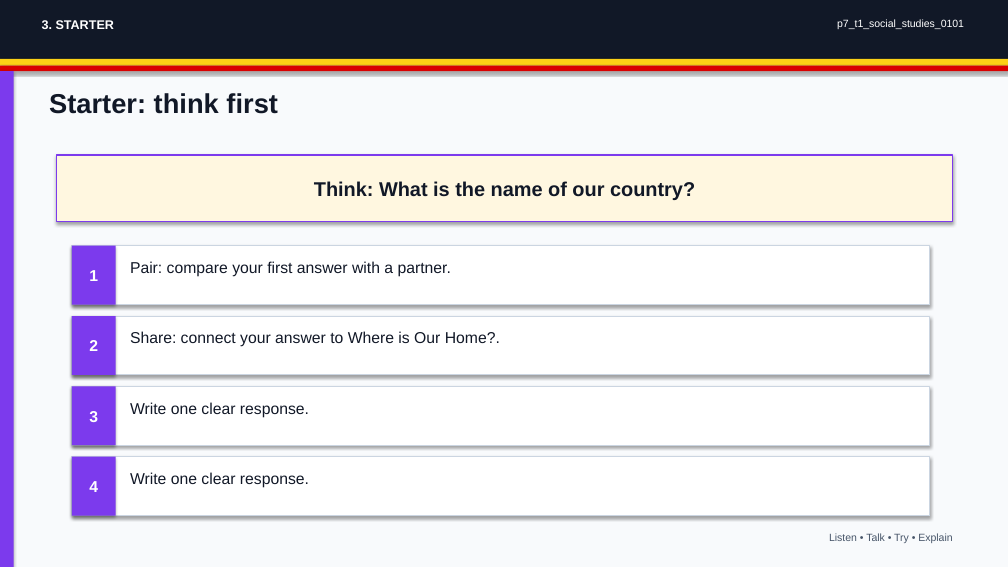
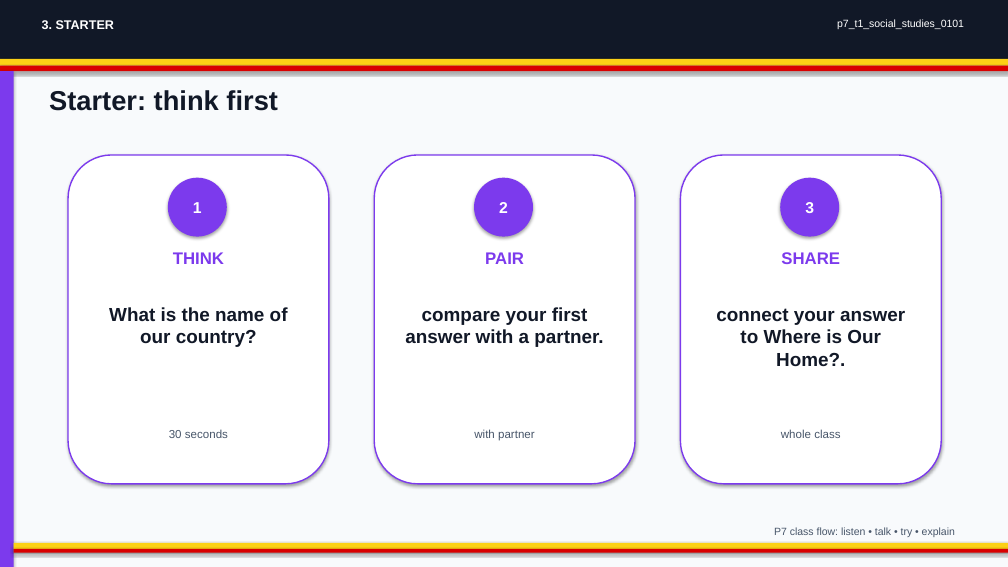
Before and after one commit to yousunjung84-edu/uganda-p7-mvp-20260629, a slide deck: slide 3 of uganda-p7-mvp/p7_t1_social_studies_0101/p7_t1_social_studies_0101.pptx. Drawn at 1008x567 pixels with LibreOffice and Linux fonts; fonts in the diff are those of the drawing. Boxes give left, top, right and bottom in pixels: in the first picture for what was removed or moved away, otherwise in the second. Text is boxed around its words. In the diff, an @@ line names an element or a change of style, - is before the commit and + after.

Commit message:
Publish upgraded classroom decks

```diff
--- a/uganda-p7-mvp/p7_t1_social_studies_0101/p7_t1_social_studies_0101.pptx
+++ b/uganda-p7-mvp/p7_t1_social_studies_0101/p7_t1_social_studies_0101.pptx
@@ rounded rectangle added at (x1=68, y1=155, x2=329, y2=484), fill #FFFFFF, outline #7C3AED 1.3 pt @@
@@ ellipse "1" resized from (x1=72, y1=246, x2=116, y2=305) to (x1=168, y1=178, x2=227, y2=237) @@
@@ rounded rectangle added at (x1=374, y1=155, x2=635, y2=484), fill #FFFFFF, outline #7C3AED 1.3 pt @@
@@ ellipse "2" resized from (x1=72, y1=316, x2=116, y2=375) to (x1=474, y1=178, x2=533, y2=237) @@
@@ rounded rectangle added at (x1=681, y1=155, x2=941, y2=484), fill #FFFFFF, outline #7C3AED 1.3 pt @@
@@ rectangle to ellipse in 3 elements at (x1=168, y1=178, x2=227, y2=237), (x1=474, y1=178, x2=533, y2=237), (x1=780, y1=178, x2=839, y2=237) @@
@@ ellipse "3" resized from (x1=72, y1=386, x2=116, y2=445) to (x1=780, y1=178, x2=839, y2=237) @@
@@ rectangle removed at (x1=72, y1=246, x2=930, y2=305) @@
@@ text added at (x1=173, y1=252, x2=224, y2=264), 16 pt, text #7C3AED, bold @@
+THINK
@@ text added at (x1=485, y1=252, x2=524, y2=264), 16 pt, text #7C3AED, bold @@
+PAIR
@@ text added at (x1=781, y1=252, x2=840, y2=264), 16 pt, text #7C3AED, bold @@
+SHARE
@@ rectangle removed at (x1=72, y1=316, x2=930, y2=375) @@
@@ text "What is the name of ..." moved from (x1=57, y1=155, x2=953, y2=222) to (x1=109, y1=307, x2=288, y2=347) @@
@@ text "What is the name of ..." at (x1=109, y1=307, x2=288, y2=347): vertical alignment middle to top; fill #FFF7E0 to none; outline #7C3AED 1.4 pt to none; shadow off @@
@@ text at (x1=109, y1=307, x2=288, y2=347): text changed; size 19 to 18 pt @@
-Think: What is the name of our country?
+What is the name of our country?
@@ text at (x1=405, y1=307, x2=603, y2=347): text changed; size 15 to 18 pt; bold on @@
-Pair: compare your first answer with a partner.
+compare your first answer with a partner.
@@ text at (x1=716, y1=308, x2=905, y2=367): text changed; size 15 to 18 pt; bold on @@
-Share: connect your answer to Where is Our Home?.
+connect your answer to Where is Our Home?.
@@ rectangle removed at (x1=72, y1=386, x2=930, y2=445) @@
@@ text removed at (x1=130, y1=402, x2=309, y2=418) @@
-Write one clear response.
@@ text added at (x1=169, y1=429, x2=228, y2=438), 11 pt, text #475569 @@
+30 seconds
@@ text added at (x1=474, y1=429, x2=535, y2=441), 11 pt, text #475569 @@
+with partner
@@ text added at (x1=781, y1=429, x2=840, y2=438), 11 pt, text #475569 @@
+whole class
@@ rectangle removed at (x1=72, y1=457, x2=116, y2=516) @@
-4
@@ text removed at (x1=130, y1=472, x2=309, y2=488) @@
-Write one clear response.
@@ text at (x1=774, y1=527, x2=955, y2=537): text changed @@
-Listen • Talk • Try • Explain
+P7 class flow: listen • talk • try • explain
@@ rectangle resized from (x1=72, y1=457, x2=930, y2=516) to (x1=14, y1=543, x2=1008, y2=549) @@
@@ rectangle at (x1=14, y1=543, x2=1008, y2=549): fill #FFFFFF to #FCD116; outline #CBD5E1 0.9 pt to none @@
@@ rectangle added at (x1=14, y1=549, x2=1008, y2=553), fill #D90000 @@
```
Also in this commit, not shown: 7 other slides changed, 34 other files.
